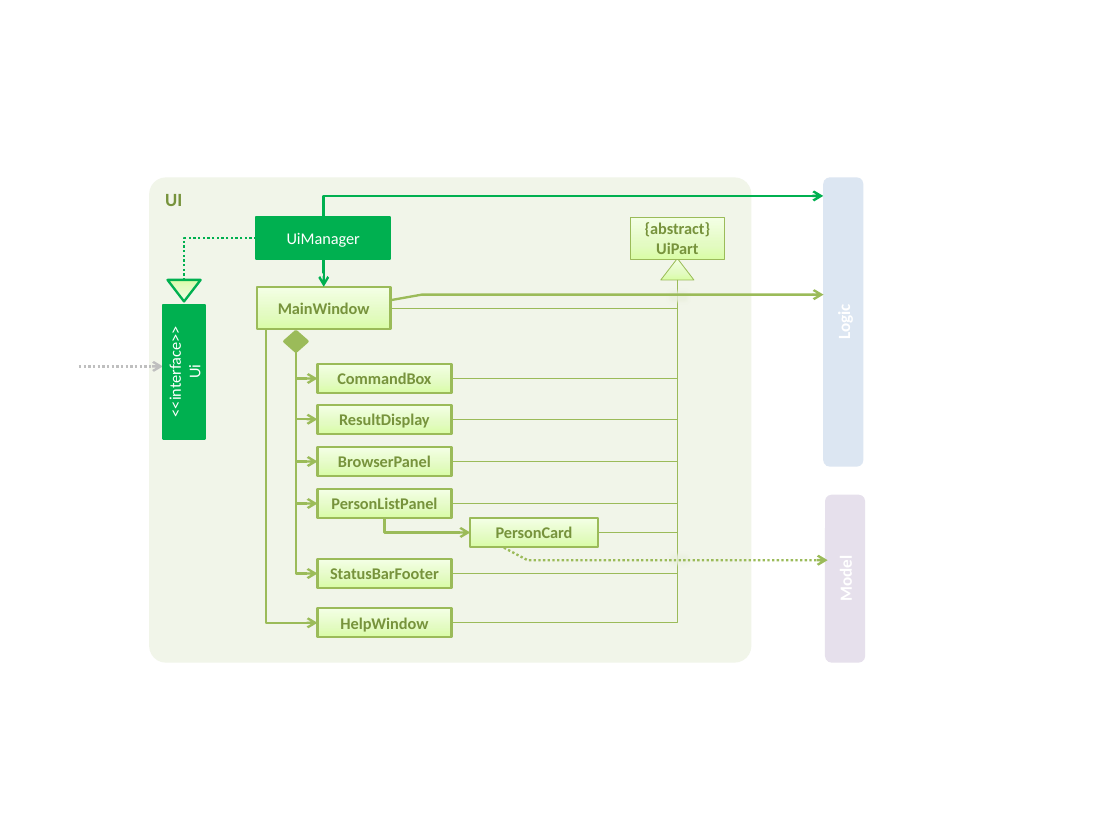
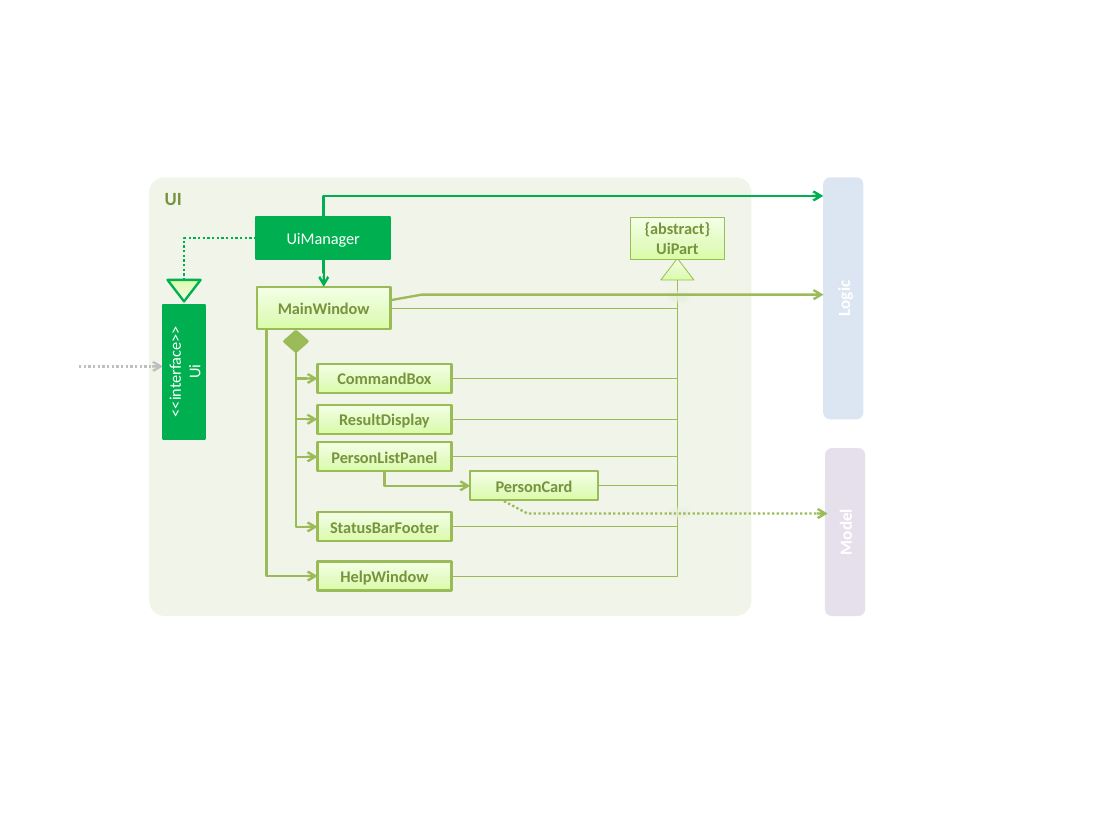
Before and after one commit to se-edu/addressbook-level3, a slide deck: slide 1 of docs/diagrams/UiClassDiagram.pptx. Drawn at 1120x840 pixels with LibreOffice and Linux fonts; fonts in the diff are those of the drawing. Boxes give left, top, right and bottom in pixels: in the first picture for what was removed or moved away, otherwise in the second. Text is boxed around its words. In the diff, an @@ line names an element or a change of style, - is before the commit and + after.

Commit message:
DeveloperGuide: remove all references to `BrowserPanel`
With the removal of the browser panel in 1e8e8dfc (Remove BrowserPanel,
2019-01-25), `BrowserPanel` does not exist any more.

```diff
--- a/docs/diagrams/UiClassDiagram.pptx
+++ b/docs/diagrams/UiClassDiagram.pptx
@@ rounded rectangle "UI": place and size @@
-rounded rectangle "UI" at [149, 177, 752, 662]
+rounded rectangle "UI" at [149, 177, 752, 616]
@@ rounded rectangle: place and size @@
-rounded rectangle at [823, 178, 864, 467]
+rounded rectangle at [823, 177, 864, 419]
@@ elbow line moved from (678, 280) - (451, 623) to (678, 280) - (451, 576) @@
@@ elbow line moved from (678, 280) - (451, 573) to (676, 280) - (451, 526) @@
@@ elbow line moved from (678, 280) - (451, 504) to (678, 280) - (451, 457) @@
@@ elbow line removed from (678, 280) to (451, 461) @@
@@ elbow line moved from (678, 280) - (598, 532) to (678, 280) - (598, 486) @@
@@ elbow arrow moved from (267, 329) - (318, 623) to (267, 329) - (318, 576) @@
@@ elbow arrow moved from (296, 352) - (318, 573) to (296, 352) - (318, 526) @@
@@ elbow arrow moved from (296, 352) - (318, 504) to (296, 352) - (318, 457) @@
@@ elbow arrow removed from (296, 352) to (318, 461) @@
@@ rectangle removed at [318, 447, 452, 476] @@
-BrowserPanel
@@ 5 rectangles, 1 elbow arrow, 1 rounded rectangle, 1 freeform shape: place and size @@
-5 rectangles, 1 elbow arrow, 1 rounded rectangle, 1 freeform shape at [318, 489, 866, 663]
+5 rectangles, 1 elbow arrow, 1 rounded rectangle, 1 freeform shape at [318, 442, 866, 616]
```
Also in this commit, not shown: 2 other files.
